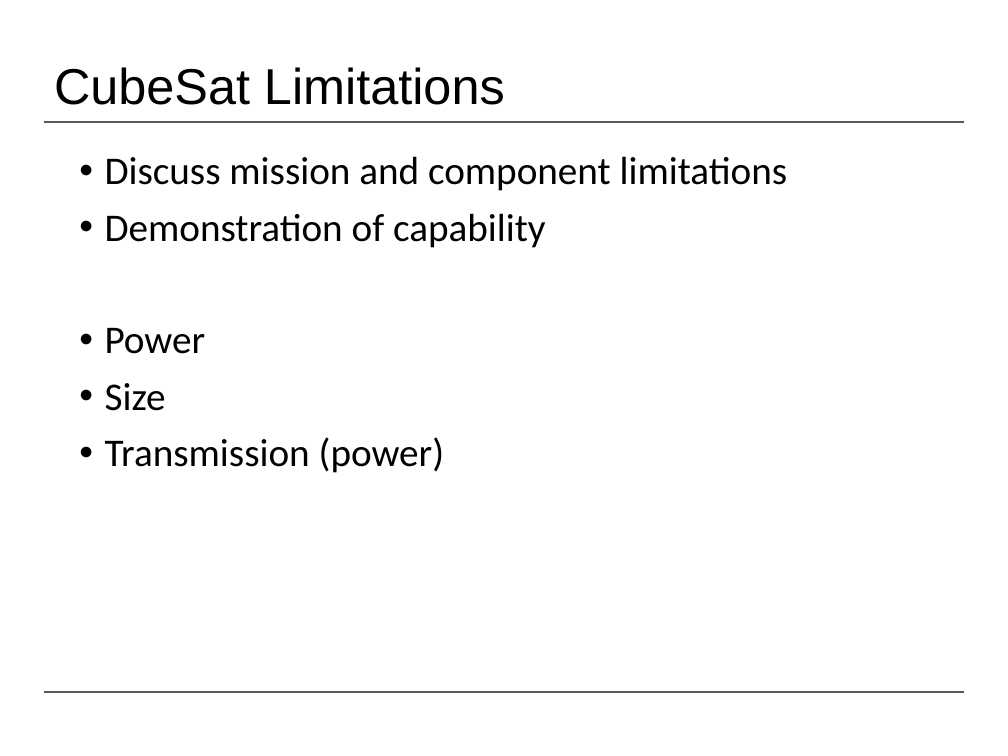
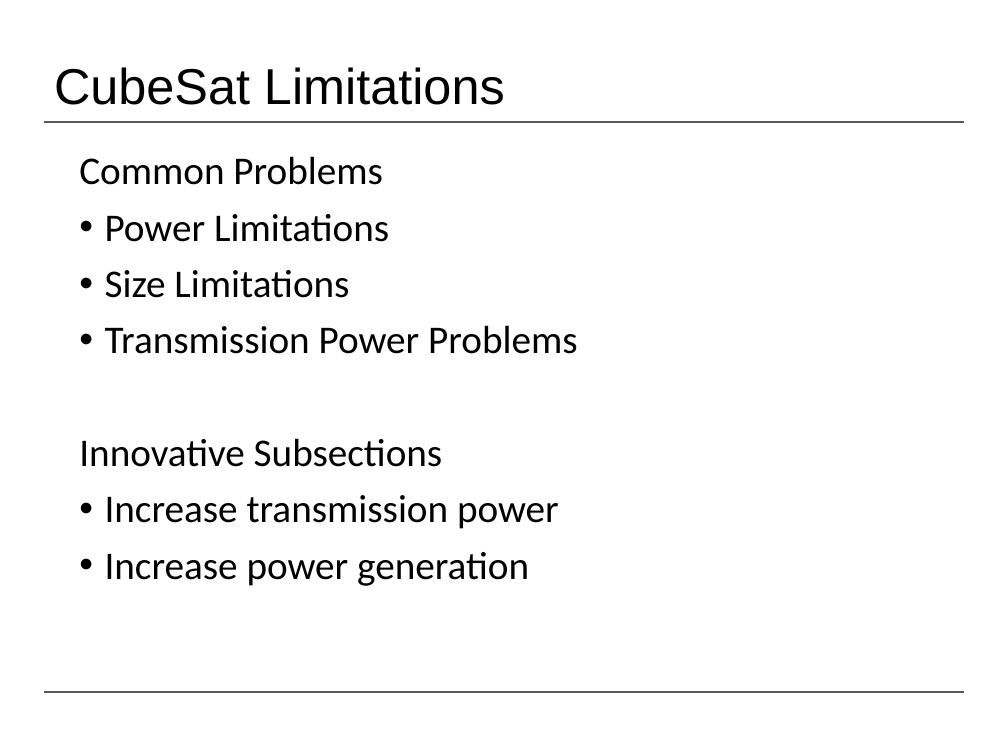
Before and after one commit to NikitaSardesai/AERO3760-Space-Engineering-2, a slide deck: slide 6 of Presentation/SnapSat PDR Presentation.pptx (slide 7 before the commit). Drawn at 1008x756 pixels with LibreOffice and Linux fonts; fonts in the diff are those of the drawing; background and template pictures are left out. Boxes give left, top, right and bottom in pixels: in the first picture for what was removed or moved away, otherwise in the second. Text is boxed around its words. In the diff, an @@ line names an element or a change of style, - is before the commit and + after.

```diff
--- a/Presentation/SnapSat PDR Presentation.pptx
+++ b/Presentation/SnapSat PDR Presentation.pptx
@@ text at (79,156,578,586): text changed @@
-• Discuss mission and component limitations
-• Demonstration of capability
-• Power
-• Size
-• Transmission (power)
+Common Problems
+• Power Limitations
+• Size Limitations
+• Transmission Power Problems
+Innovative Subsections
+• Increase transmission power
+• Increase power generation
```
Also in this commit, not shown: 7 other slides changed, 2 slides added, 3 other files.
